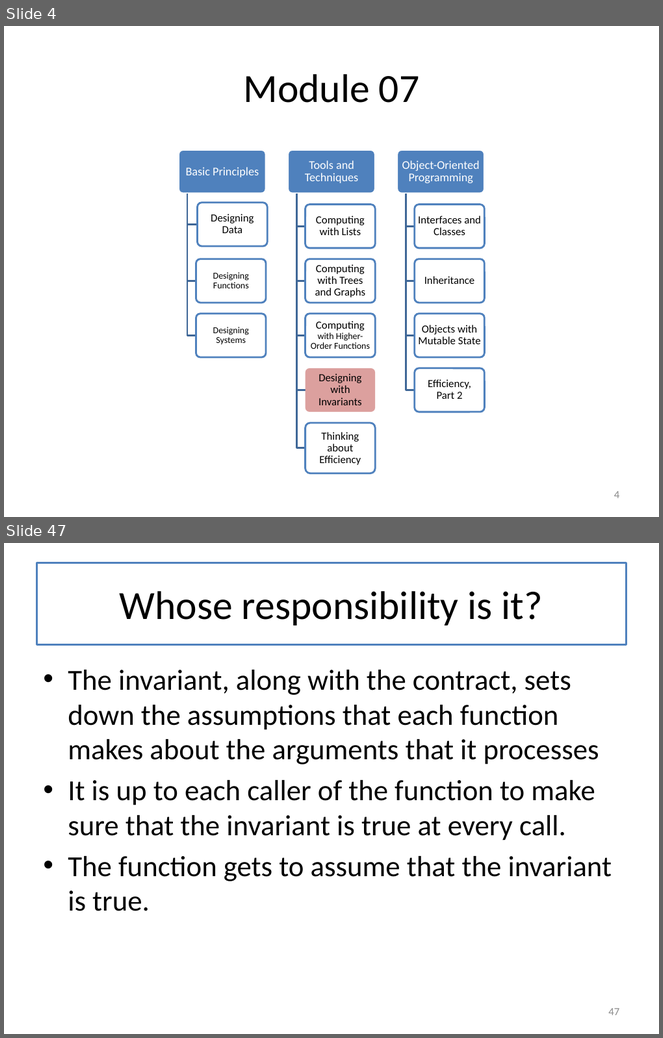
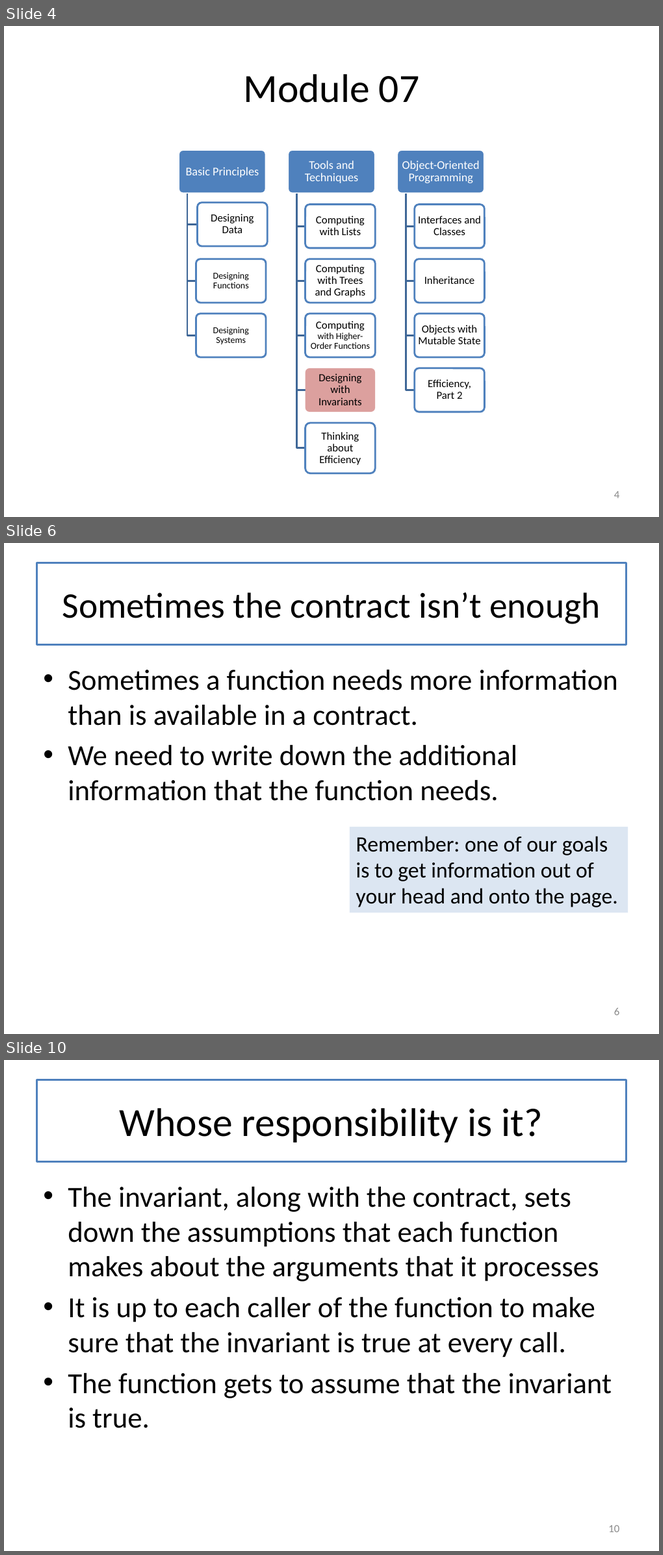
Before and after one commit to mwand/cs5010f17, a slide deck: Slides/Lesson 7.1-7.3 Invariants Combined.pptx. Shown one above the other, each under a label of ours: slides 4 and 47 before the commit, slides 4, 6 and 10 after it; the slides between them are not shown. The pictures are 663x1038 and 663x1555 pixels, drawn with LibreOffice and Linux fonts; fonts in the diff are those of the drawing. Boxes give left, top, right and bottom in pixels: in the first picture for what was removed or moved away, otherwise in the second. Text is boxed around its words. In the diff, an @@ line names an element or a change of style, - is before the commit and + after.

```diff
--- a/Slides/Lesson 7.1-7.3 Invariants Combined.pptx
+++ b/Slides/Lesson 7.1-7.3 Invariants Combined.pptx
@@ slide 6 added at (4, 543, 659, 1034), background #FFFFFF @@
@@ title added at (36, 563, 627, 644), fill #FFFFFF, outline #4F81BD 2.25 pt, 39.6 pt, text #000000 @@
+Sometimes the contract isn’t enough
@@ text added at (68, 670, 618, 801), 32 pt, text #000000 @@
+• Sometimes a function needs more information than is available in a contract.
+• We need to write down the additional information that the function needs.
@@ rectangle added at (350, 826, 629, 913), fill #DCE6F2, 24 pt, text #000000 @@
+Remember: one of our goals is to get information out of your head and onto the page.
@@ page number added at (614, 1008, 620, 1016), 12 pt, text #8C8C8C @@
+6
@@ what was slide 47 is now slide 10 @@
@@ page number at (608, 1525, 620, 1533): text changed @@
-47
+10
```
Also in this commit, not shown: 6 other slides added.
